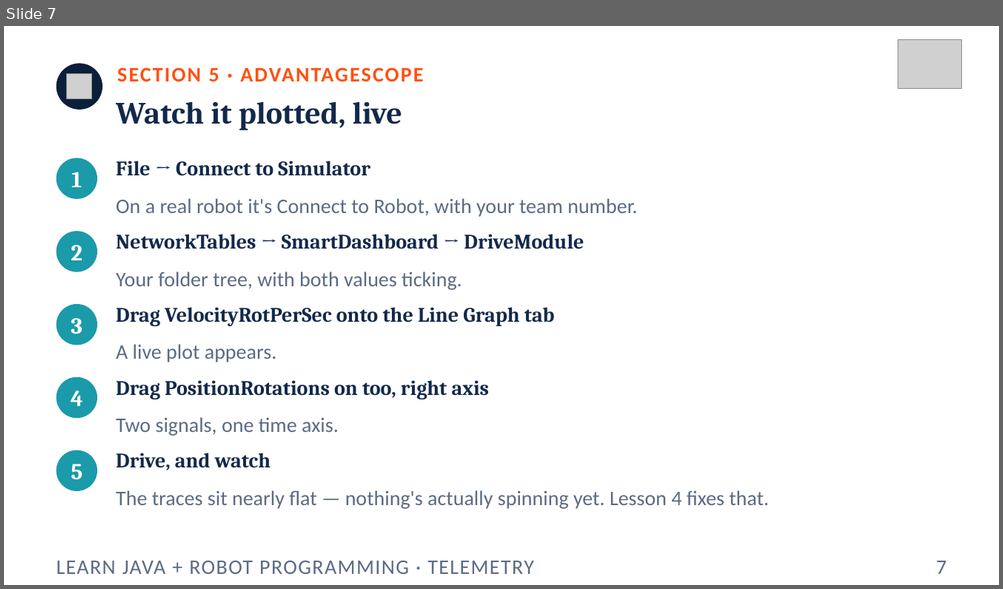
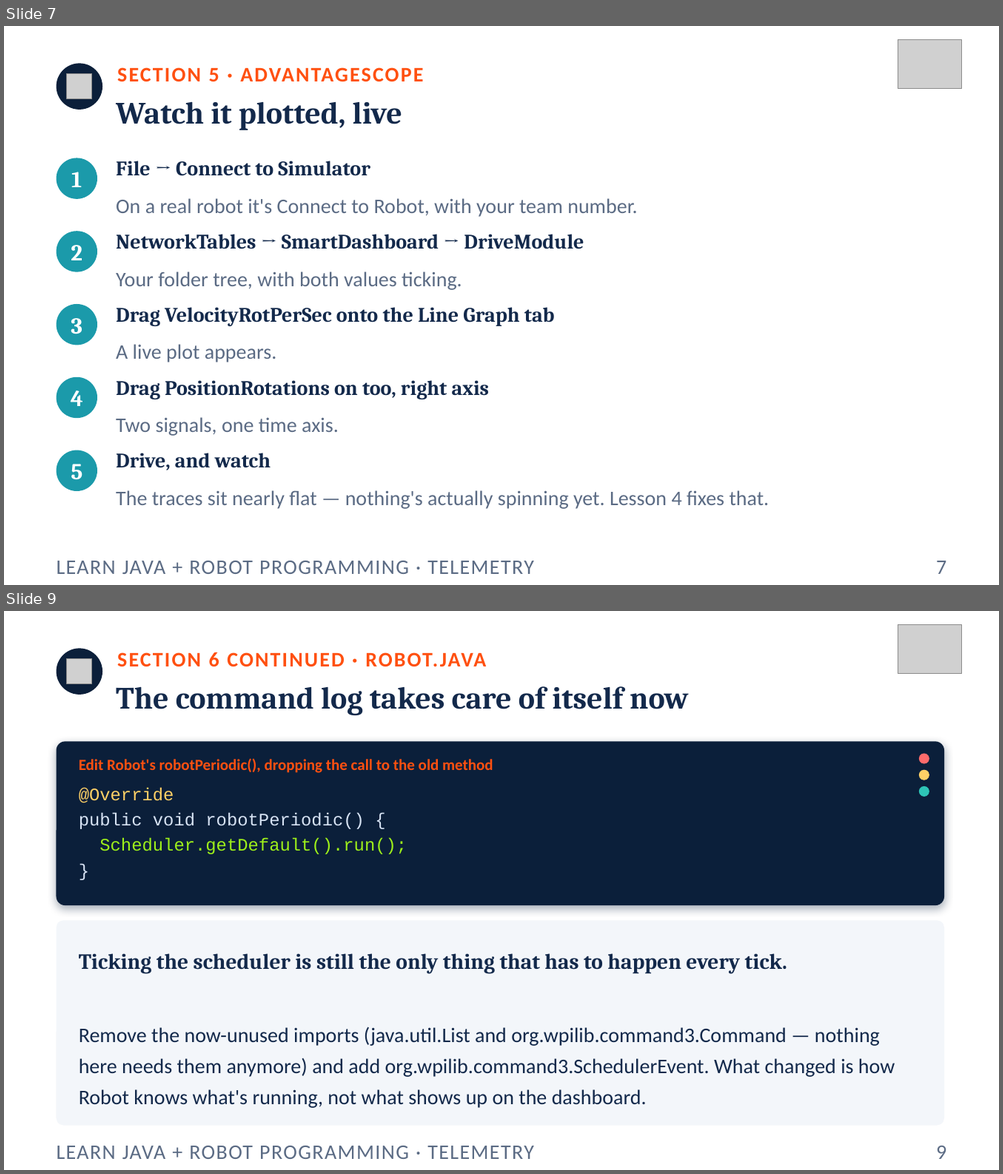
Before and after one commit to FRC5010/BasicRobotLessons, a slide deck: docs/presentations/v3/03-telemetry.pptx. Shown one above the other, each under a label of ours: slide 7 before the commit, slides 7 and 9 after it; the slides between them are not shown. The pictures are 1003x589 and 1003x1174 pixels, drawn with LibreOffice and Linux fonts; fonts in the diff are those of the drawing; grey boxes stand for pictures. Boxes give left, top, right and bottom in pixels: in the first picture for what was removed or moved away, otherwise in the second. Text is boxed around its words. In the diff, an @@ line names an element or a change of style, - is before the commit and + after.

```diff
--- a/docs/presentations/v3/03-telemetry.pptx
+++ b/docs/presentations/v3/03-telemetry.pptx
@@ slide 9 added at (4,611,999,1170), background #FFFFFF @@
@@ picture added at (898,624,962,674) @@
@@ ellipse added at (57,648,102,695), fill #0B1F3A @@
@@ text added at (117,652,486,667), 20 pt, text #FF5010, bold @@
+SECTION 6 CONTINUED · ROBOT.JAVA
@@ picture added at (67,659,92,684) @@
@@ text added at (116,686,688,716), 30 pt, text #13294B, bold @@
+The command log takes care of itself now
@@ rounded rectangle added at (57,741,944,906), fill #0B1F3A @@
@@ text added at (79,758,493,773), 15 pt, text #FF5010, bold @@
+Edit Robot's robotPeriodic(), dropping the call to the old method
@@ ellipse added at (919,754,929,764), fill #FF6B6B @@
@@ text added at (79,788,407,854), 17 pt, text #9EF01A @@
+@Override
+public void robotPeriodic() {
+Scheduler.getDefault().run();
+}
@@ ellipse added at (919,770,929,780), fill #FFD166 @@
@@ ellipse added at (919,786,929,797), fill #2EC4B6 @@
@@ rounded rectangle added at (57,920,944,1126), fill #F3F6FA @@
@@ text added at (79,954,787,974), 21 pt, text #13294B, bold @@
+Ticking the scheduler is still the only thing that has to happen every tick.
@@ text added at (79,1027,894,1108), 20 pt, text #13294B @@
+Remove the now-unused imports (java.util.List and org.wpilib.command3.Command — nothing here needs them anymore) and add org.wpilib.command3.SchedulerEvent. What changed is how Robot knows what's running, not what shows up on the dashboard.
@@ text added at (57,1146,534,1159), 20 pt, text #5B6B84 @@
+LEARN JAVA + ROBOT PROGRAMMING · TELEMETRY
@@ text added at (936,1146,946,1159), 20 pt, text #5B6B84 @@
+9
```
Also in this commit, not shown: 3 slides changed, 2 other files.
